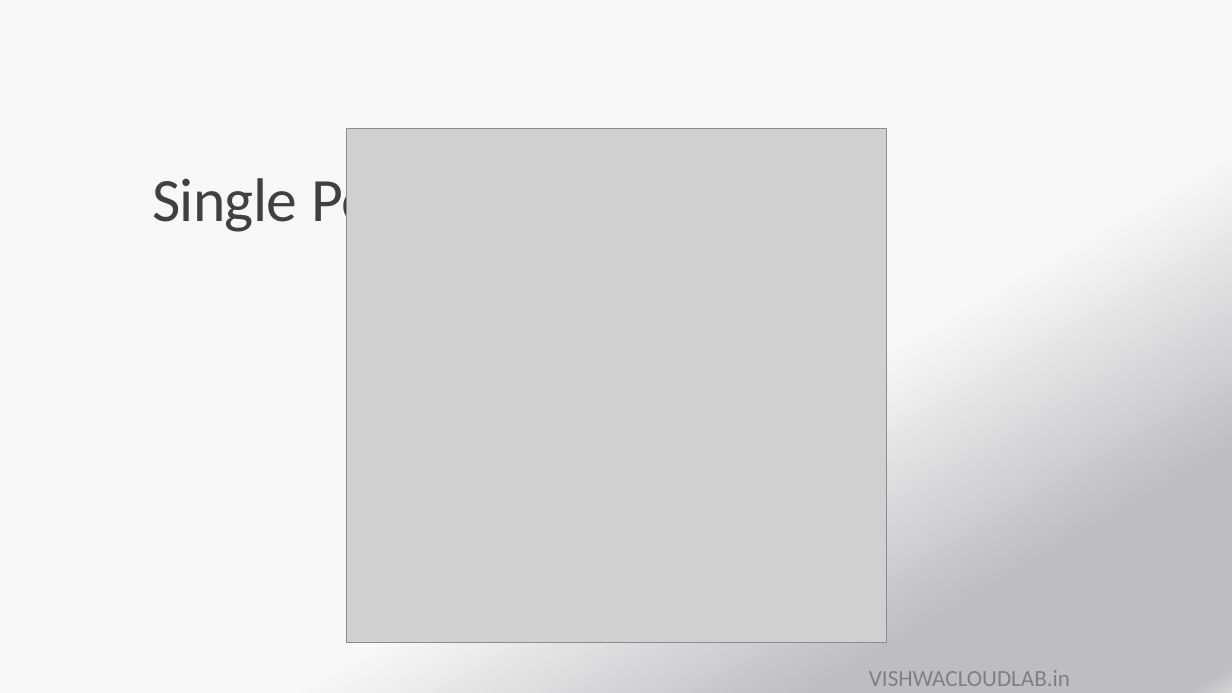
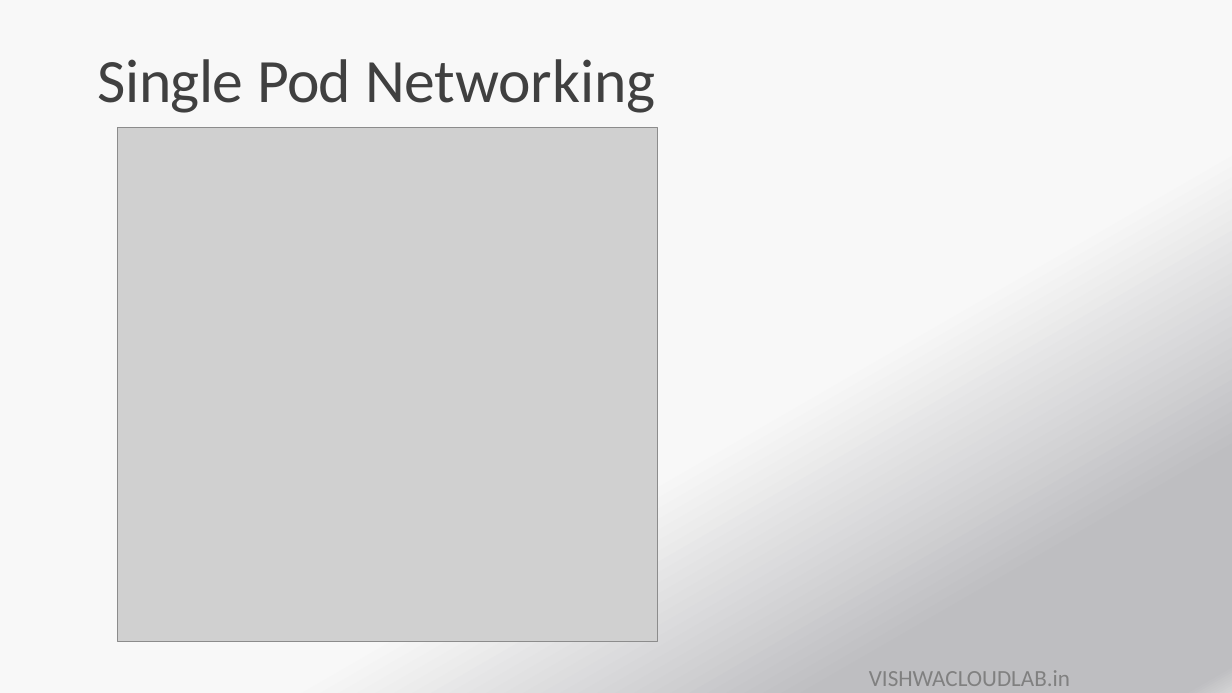
Before and after one commit to payalb/niit-25-aug-25, a slide deck: slide 4 of D4/PPT11-Kubernetes -Network.pptx. Drawn at 1232x693 pixels with LibreOffice and Linux fonts; fonts in the diff are those of the drawing; grey boxes stand for pictures. Boxes give left, top, right and bottom in pixels: in the first picture for what was removed or moved away, otherwise in the second. Text is boxed around its words. In the diff, an @@ line names an element or a change of style, - is before the commit and + after.

```diff
--- a/D4/PPT11-Kubernetes -Network.pptx
+++ b/D4/PPT11-Kubernetes -Network.pptx
@@ title "Single Pod Networking" rewrapped from [152, 170, 405, 236] to [98, 59, 655, 113] @@
@@ picture: place and size @@
-picture at [347, 128, 887, 642]
+picture at [117, 128, 658, 641]
```
Also in this commit, not shown: 6 other slides changed, 9 slides removed, 12 other files.
